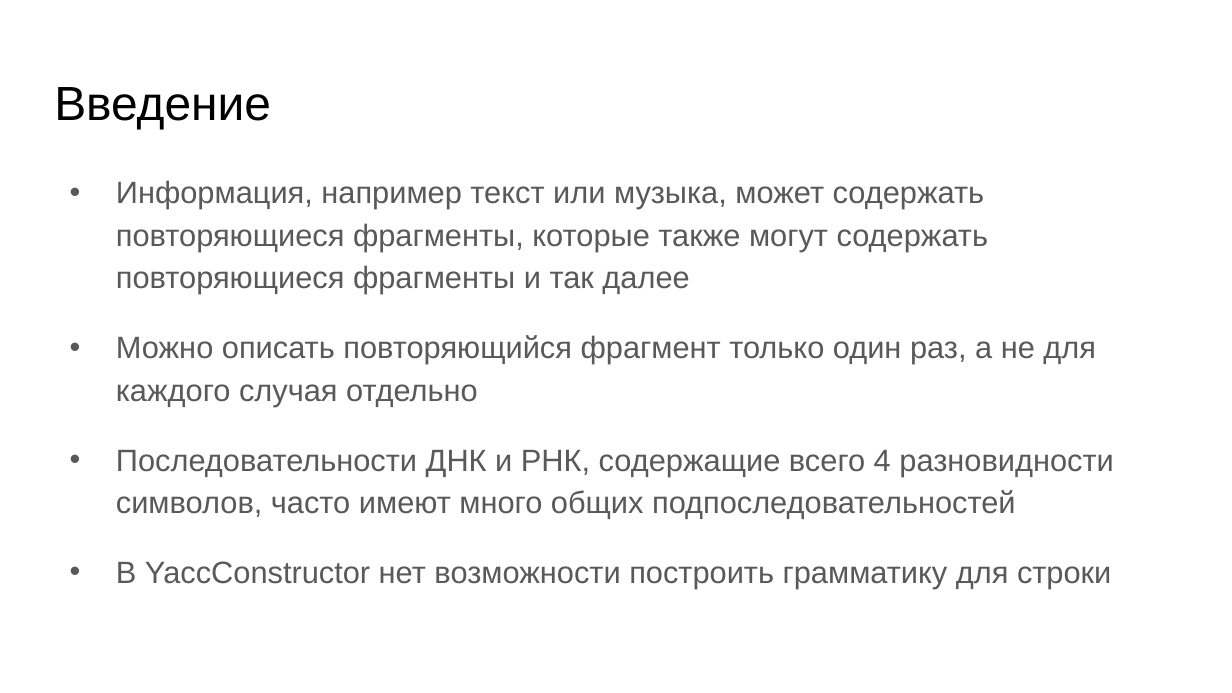
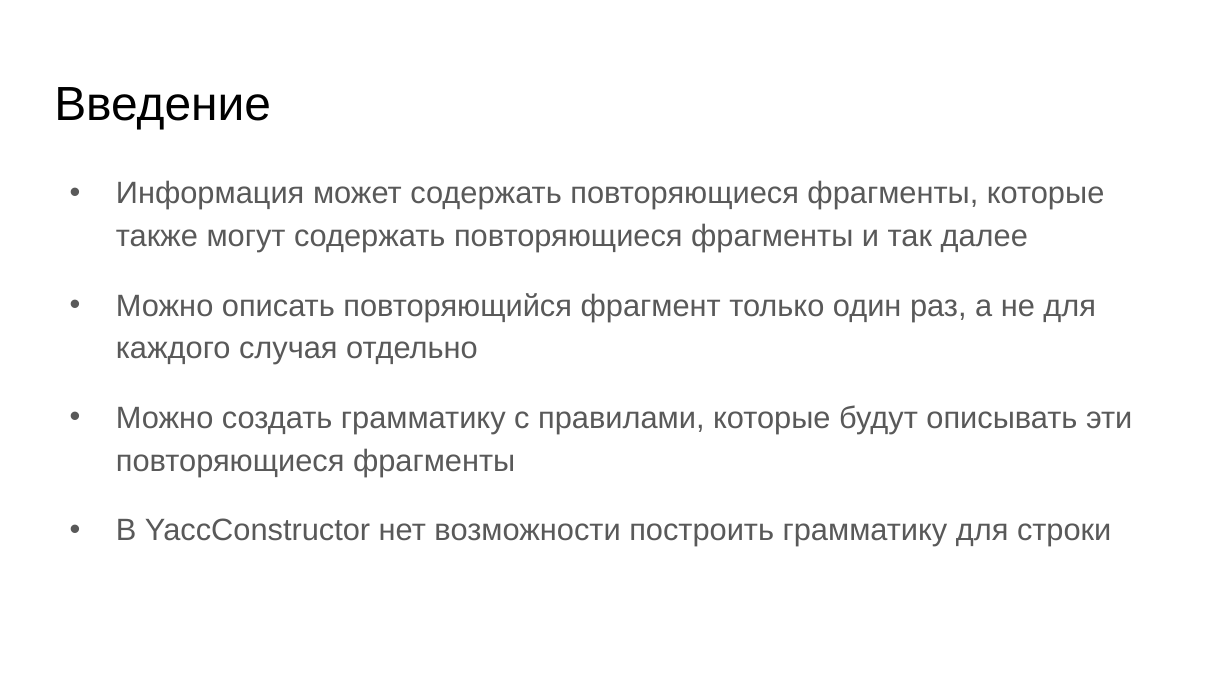
Before and after one commit to YaccConstructor/articles, a slide deck: slide 2 of 2017/diploma/ZinovyevaAnna/slides/slides.pptx. Drawn at 1232x693 pixels with LibreOffice and Linux fonts; fonts in the diff are those of the drawing. Boxes give left, top, right and bottom in pixels: in the first picture for what was removed or moved away, otherwise in the second. Text is boxed around its words. In the diff, an @@ line names an element or a change of style, - is before the commit and + after.

```diff
--- a/2017/diploma/ZinovyevaAnna/slides/slides.pptx
+++ b/2017/diploma/ZinovyevaAnna/slides/slides.pptx
@@ text at [116, 180, 1105, 252]: text changed @@
-• Информация, например текст или музыка, может содержать повторяющиеся фрагменты, которые также могут содержать повторяющиеся фрагменты и так далее
+• Информация может содержать повторяющиеся фрагменты, которые также могут содержать повторяющиеся фрагменты и так далее
@@ text at [116, 405, 1132, 476]: text changed @@
-• Последовательности ДНК и РНК, содержащие всего 4 разновидности символов, часто имеют много общих подпоследовательностей
+• Можно создать грамматику с правилами, которые будут описывать эти повторяющиеся фрагменты
```
Also in this commit, not shown: 8 other slides changed, 2 slides added, 3 other files.
